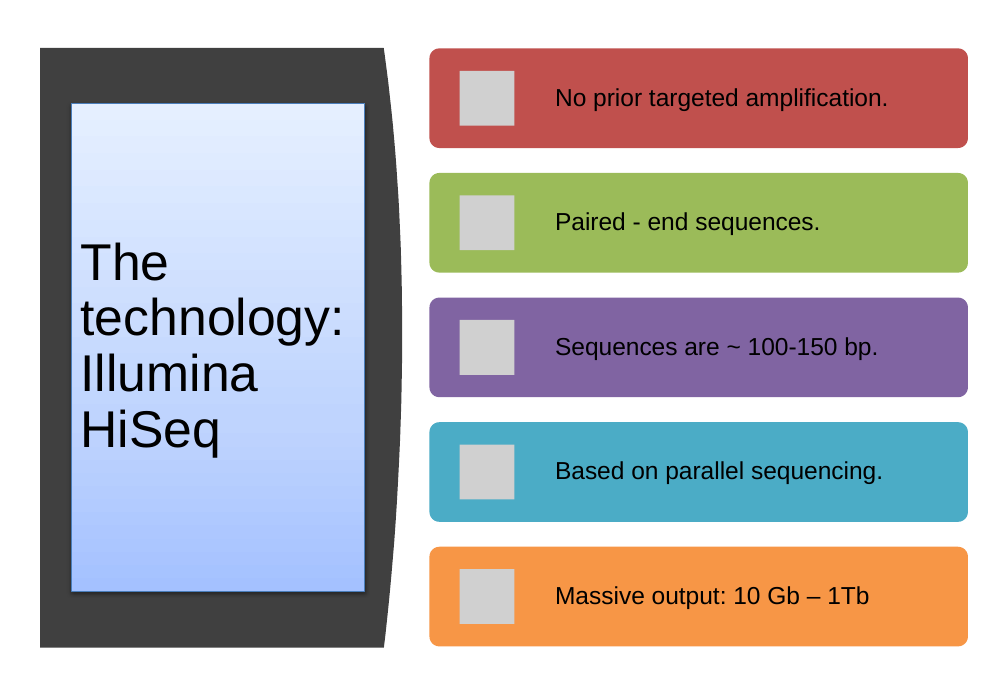
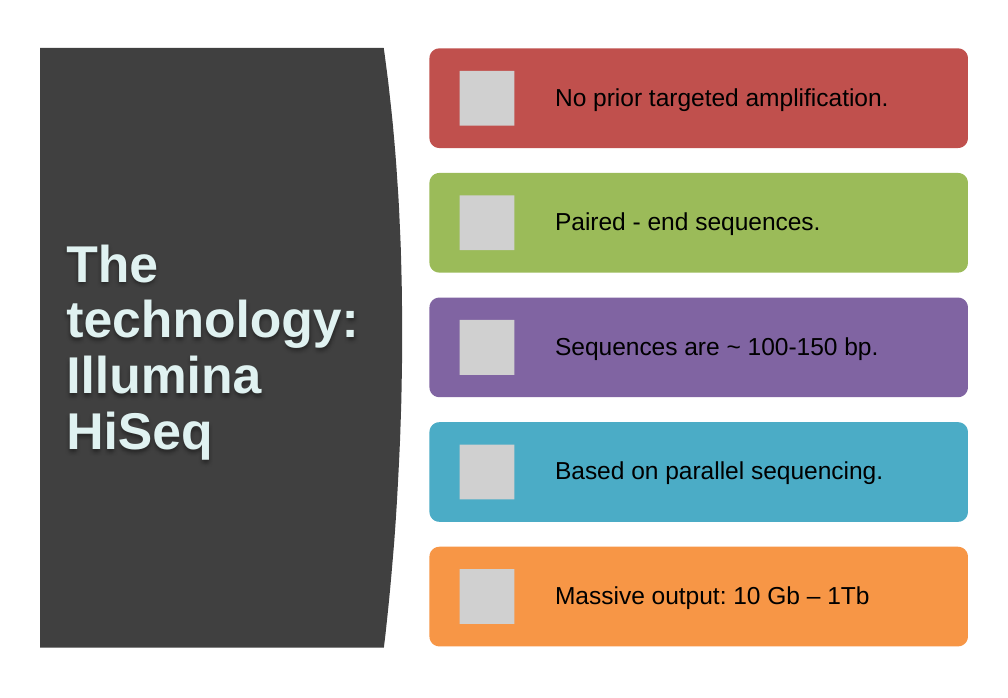
Before and after one commit to miguelperezenciso/NGScrashcourse, a slide deck: slide 4 of 2019_MSc_slides.pptx. Drawn at 1008x698 pixels with LibreOffice and Linux fonts; fonts in the diff are those of the drawing; grey boxes stand for pictures. Boxes give left, top, right and bottom in pixels: in the first picture for what was removed or moved away, otherwise in the second. Text is boxed around its words. In the diff, an @@ line names an element or a change of style, - is before the commit and + after.

```diff
--- a/2019_MSc_slides.pptx
+++ b/2019_MSc_slides.pptx
@@ text "The technology: Illumina HiSeq": place and size @@
-text "The technology: Illumina HiSeq" at bbox=[72, 103, 365, 591]
+text "The technology: Illumina HiSeq" at bbox=[66, 244, 359, 460]
@@ text "The technology: Illumina HiSeq" at bbox=[66, 244, 359, 460]: text colour #000000 to #E0F2F1, bold on; fill gradient #A4C4FF to #BFD4FF to #E6EEFF to none; outline #4B7EBC 0.75 pt to none; shadow off @@
```
Also in this commit, not shown: 32 other slides changed, 2 slides added, 2 slides removed.
